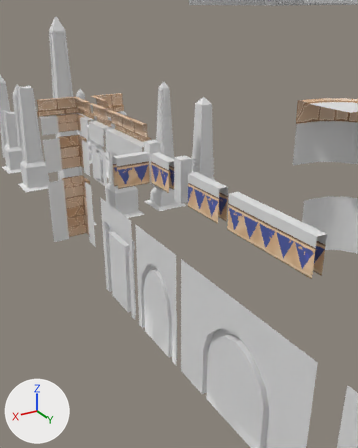
One commit to the FBX model Assets/Art/Environment/Modules/Models/ModularPacks/Zone2-ModularAssets.fbx: the scene before it, then after it.
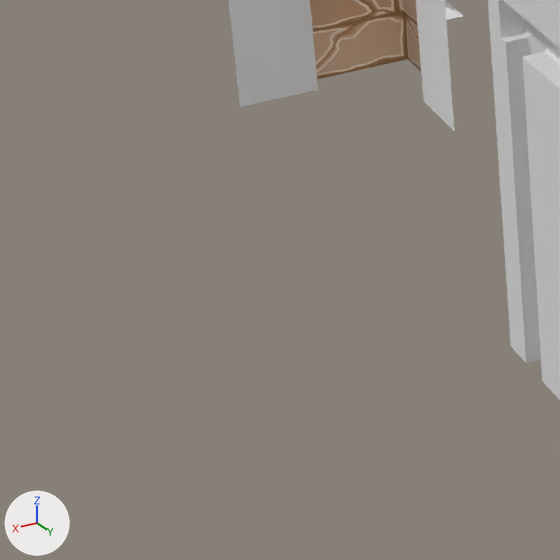
Old and new are each drawn from a 50 mm lens placed at (2.82, 28.95, 8.19), pointed at (-4.89, 16.09, 1.77) and again close up on the part from 2% to 32% of the width and 49% to 74% of the height. Lighting does not change. The marker at lower left points along +X, +Y and +Z. The older version's two pictures come first. Where no turn or scale is listed for an object, it has been applied to the vertices.
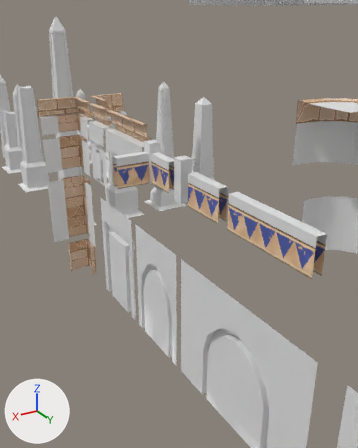
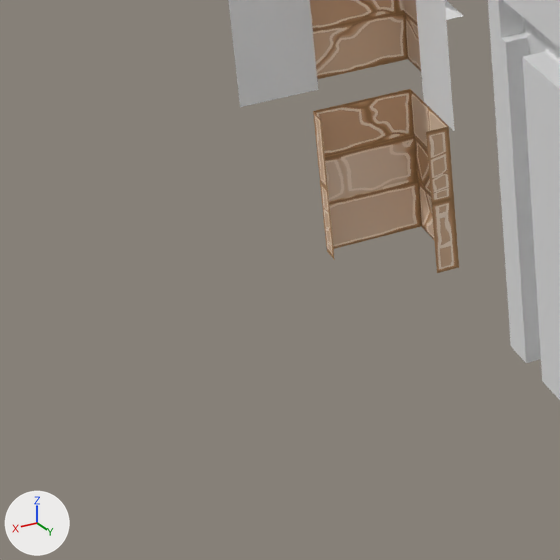
Boxes (x1, y1, x2, y2) around the edits, measured in the close-ups (560 x 560 px):
'Plane.015', added (brown)
    after: (313, 89, 459, 273)

Edits to the bpy script that builds the scene:
```text
Add me_plane_023:
    me_plane_023.from_pydata(...)  # 28 vertices, 18 faces; spans x -0.325..0.325, y -0.325..0.325, z -0.5..0.5
    me_plane_023.materials.append(mat_trimsheet)  # picture img_trimsheet2_color_png
Add ob_plane_015:
    ob_plane_015 = bpy.data.objects.new('Plane.015', me_plane_023)
    ob_plane_015.location = (-1.946, 14.842, 0.73)
```
